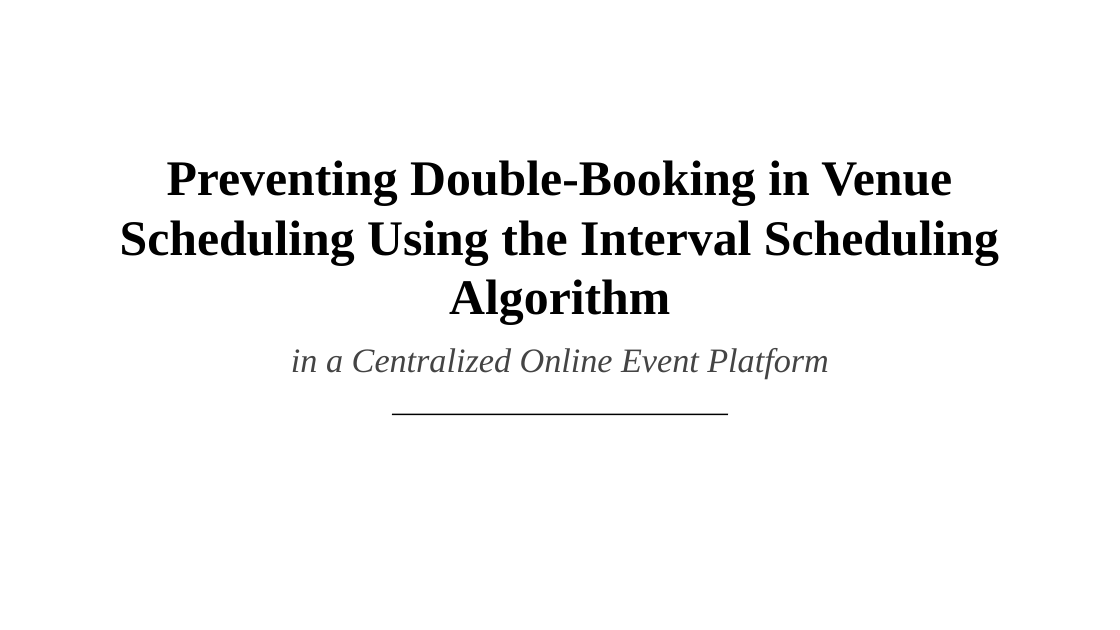
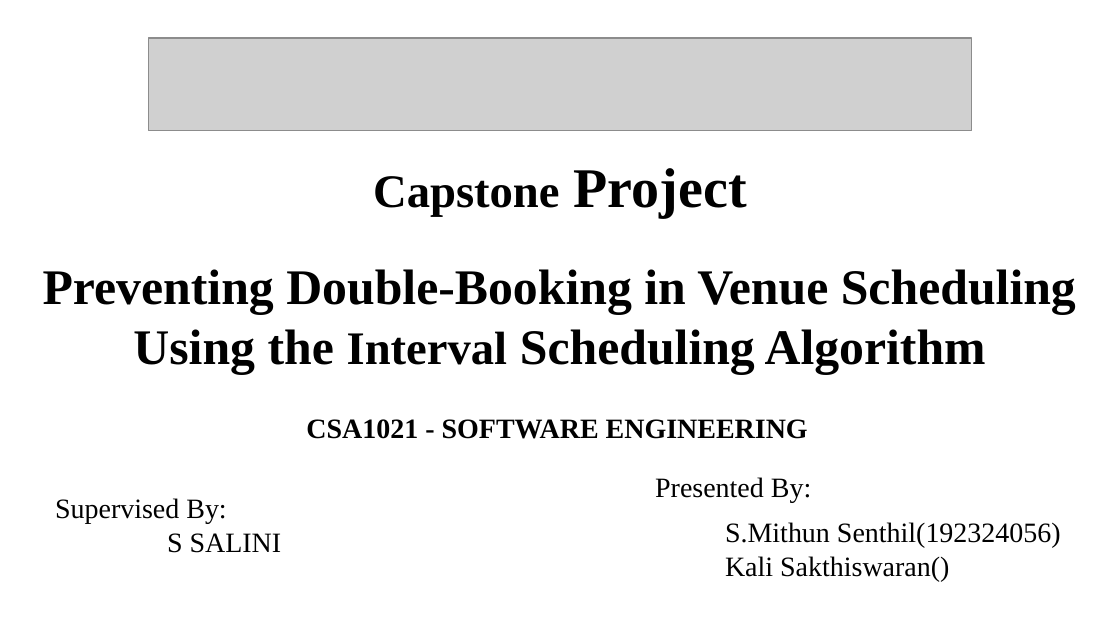
Before and after one commit to MITHUNtech11/CSA1021-SOFTWARE-ENGINEERING-, a slide deck: slide 1 of Capstone/Venue_Double_Booking_Interval_Scheduling.pptx. Drawn at 1120x630 pixels with LibreOffice and Linux fonts; fonts in the diff are those of the drawing; grey boxes stand for pictures. Boxes give left, top, right and bottom in pixels: in the first picture for what was removed or moved away, otherwise in the second. Text is boxed around its words. In the diff, an @@ line names an element or a change of style, - is before the commit and + after.

```diff
--- a/Capstone/Venue_Double_Booking_Interval_Scheduling.pptx
+++ b/Capstone/Venue_Double_Booking_Interval_Scheduling.pptx
@@ picture added at [148,38,971,131] @@
@@ text added at [373,168,747,217], 30 pt, text #000000, bold @@
+Capstone Project
@@ text "Preventing Double-Booking in Venue Scheduling ...": place and size @@
-text "Preventing Double-Booking in Venue Scheduling ..." at [120,160,999,324]
+text "Preventing Double-Booking in Venue Scheduling ..." at [43,269,1076,374]
@@ text "Preventing Double-Booking in Venue Scheduling ..." at [43,269,1076,374]: size 32 to 30 pt in "Interval" @@
@@ text removed at [291,348,828,379] @@
-in a Centralized Online Event Platform
@@ text added at [306,419,808,439], 18 pt, text #000000, bold @@
+CSA1021 - SOFTWARE ENGINEERING
@@ line removed from (392, 414) to (728, 414) @@
@@ text added at [655,477,811,503], 18 pt, text #000000 @@
+Presented By:
@@ text added at [55,498,282,553], 18 pt, text #000000 @@
+Supervised By:
+S SALINI
@@ text added at [725,522,1061,581], 18 pt, text #000000 @@
+S.Mithun Senthil(192324056)
+Kali Sakthiswaran()
```
Also in this commit, not shown: 1 other slide changed, 4 slides added, 4 slides removed, 5 other files.
